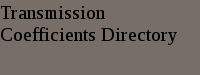
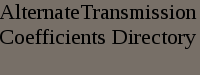
Layers edited between the first and the second (200, 75) image:
removed layer "Transmission Coefficients Dire..." over [1, 6, 177, 45]
renamed "text_back" to "AlternateTransmission ...", showed it, painted on it over [0, 4, 197, 49]
